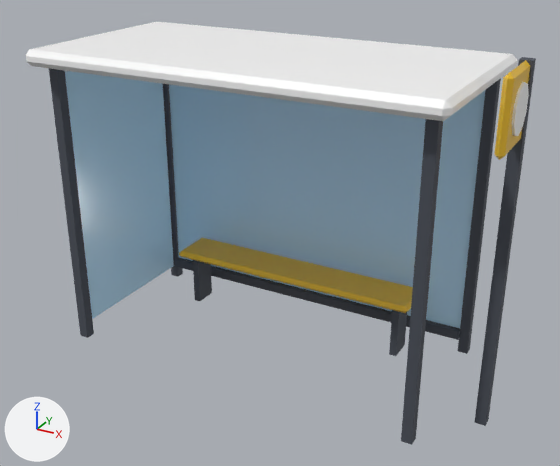
One commit to the Blender file art/blender/bus-stop.blend: the scene before it, then after it.
Camera for both pictures: a 50 mm camera at (2.79, -4.89, 3.5) aimed at (0.16, -0.1, 1.1). The lights are fixed; the arrows at lower left show +X, +Y and +Z. The older version comes first.

In view in the first picture: 'bus_stop'.
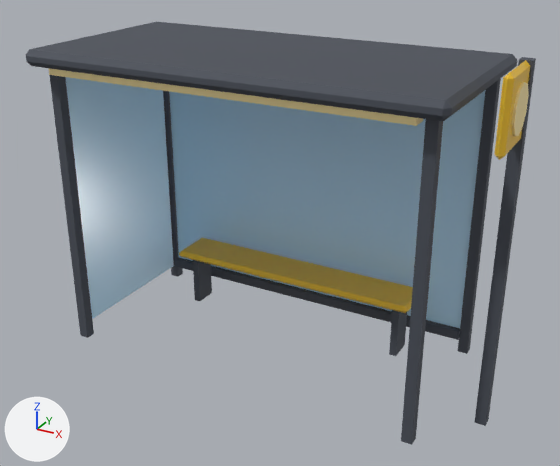
Changed parts and their boxes (x1, y1, x2, y2) in the pictures (560 x 466 px):
'bus_stop', surface changed, reshaped: (26, 22, 536, 445) in both
part 1 of me_bus_stop, added: after (49, 68, 423, 126)
part 2 of me_bus_stop, recoloured (white to greyish blue): (26, 22, 517, 121) in both
part 3 of me_bus_stop, recoloured (white to beige): (512, 82, 529, 136) in both

What the commit changed:
In material 'pal_glass' (mat_pal_glass), roughness goes from 0.1 to 0.2.
Material 'pal_glow' (mat_pal_glow) is new.
Its base color is (1.0, 0.815, 0.392) (beige #ffe9a8).
me_bus_stop is used by ob_bus_stop; location (0.0, 0.0, 0.0).
me_bus_stop had 174 vertices, 146 faces and spanned x -1.6..1.89, y -0.8..0.8, z 0.0..2.6.
me_bus_stop now has 182 vertices, 152 faces and spans x -1.6..1.89, y -0.8..0.8, z 0.0..2.6.
me_bus_stop part 1: a new loose piece, a box spanning x -1.4..1.4, y -0.75..-0.63, z 2.28..2.33, in mat_pal_glow (beige #ffe9a8).
me_bus_stop part 2: 26 faces spanning x -1.6..1.6, y -0.8..0.8, z 2.33..2.45 switch from mat_pal_white (white #ffffff) to mat_pal_asphalt (greyish blue #4a4f59).
me_bus_stop part 3: 24 faces spanning x 1.8..1.89, y -0.52..-0.22, z 2.19..2.51 switch from mat_pal_white (white #ffffff) to mat_pal_glow (beige #ffe9a8).
